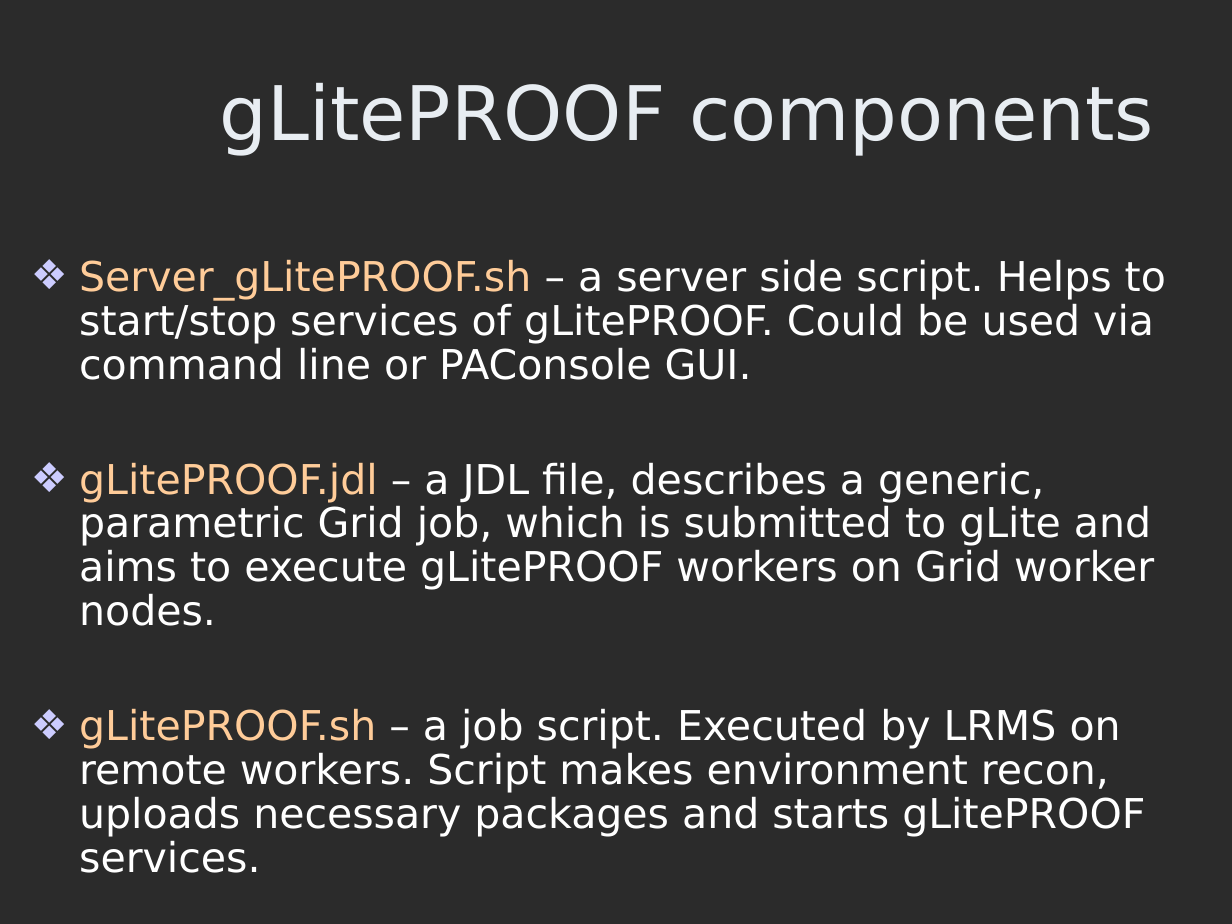
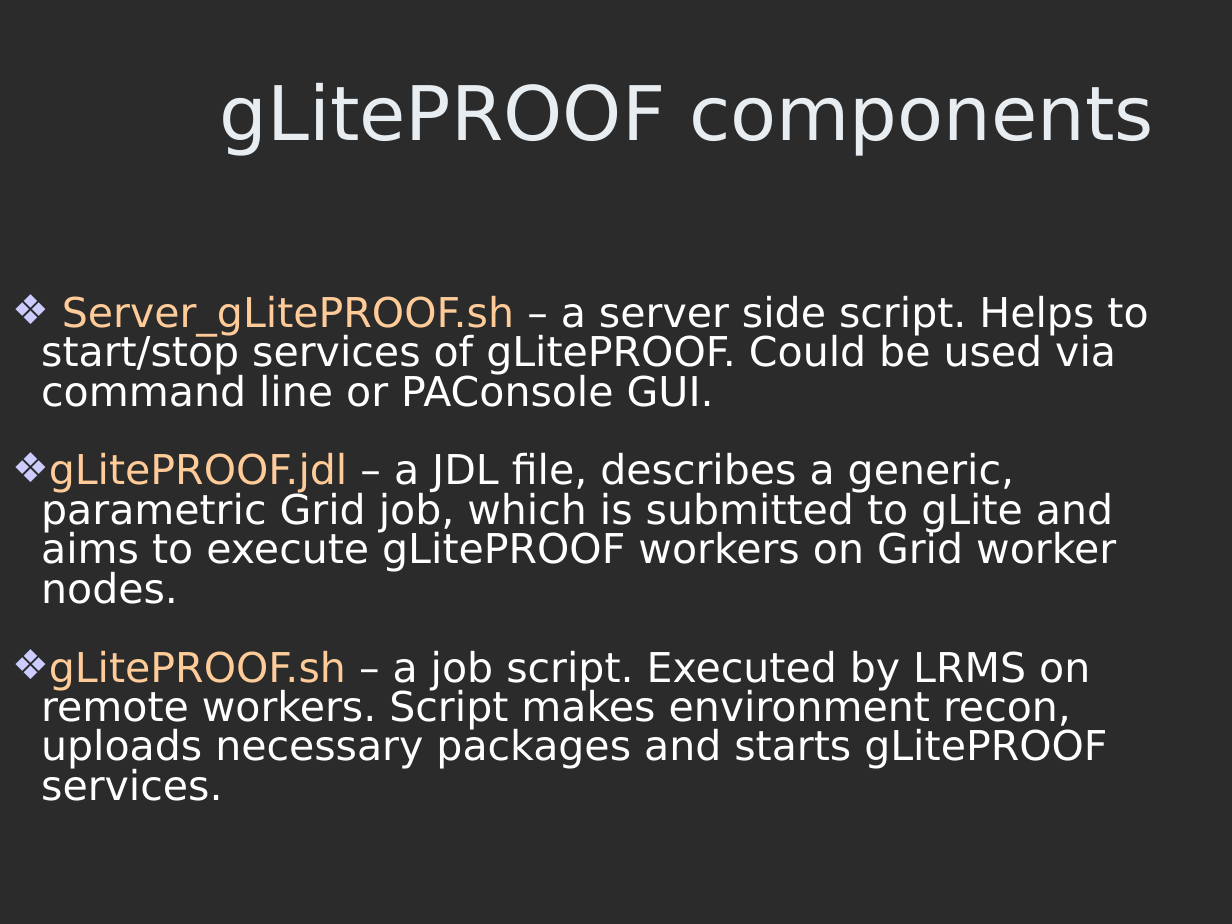
Before and after one commit to AnarManafov/PoDDocumentation, a slide deck: slide 10 of PROOF-Workshop/2007-Nov/PROOF-Workshop-2007-RGLite_gLitePROOF-GSI.ppt. Drawn at 1232x924 pixels with LibreOffice and Linux fonts; fonts in the diff are those of the drawing; background and template pictures are left out; a plain dark background stands for a picture behind light text. Boxes give left, top, right and bottom in pixels: in the first picture for what was removed or moved away, otherwise in the second. Text is boxed around its words. In the diff, an @@ line names an element or a change of style, - is before the commit and + after.

```diff
--- a/PROOF-Workshop/2007-Nov/PROOF-Workshop-2007-RGLite_gLitePROOF-GSI.ppt
+++ b/PROOF-Workshop/2007-Nov/PROOF-Workshop-2007-RGLite_gLitePROOF-GSI.ppt
@@ text "Server_gLitePROOF.sh – a server side ...": place and size @@
-text "Server_gLitePROOF.sh – a server side ..." at <box>79,259,1166,873</box>
+text "Server_gLitePROOF.sh – a server side ..." at <box>12,295,1148,801</box>
@@ text "Server_gLitePROOF.sh – a server side ..." at <box>12,295,1148,801</box>: indent changed; line spacing 0.89 to 0.8; less space between paragraphs @@
```
Also in this commit, not shown: 3 other slides changed.
